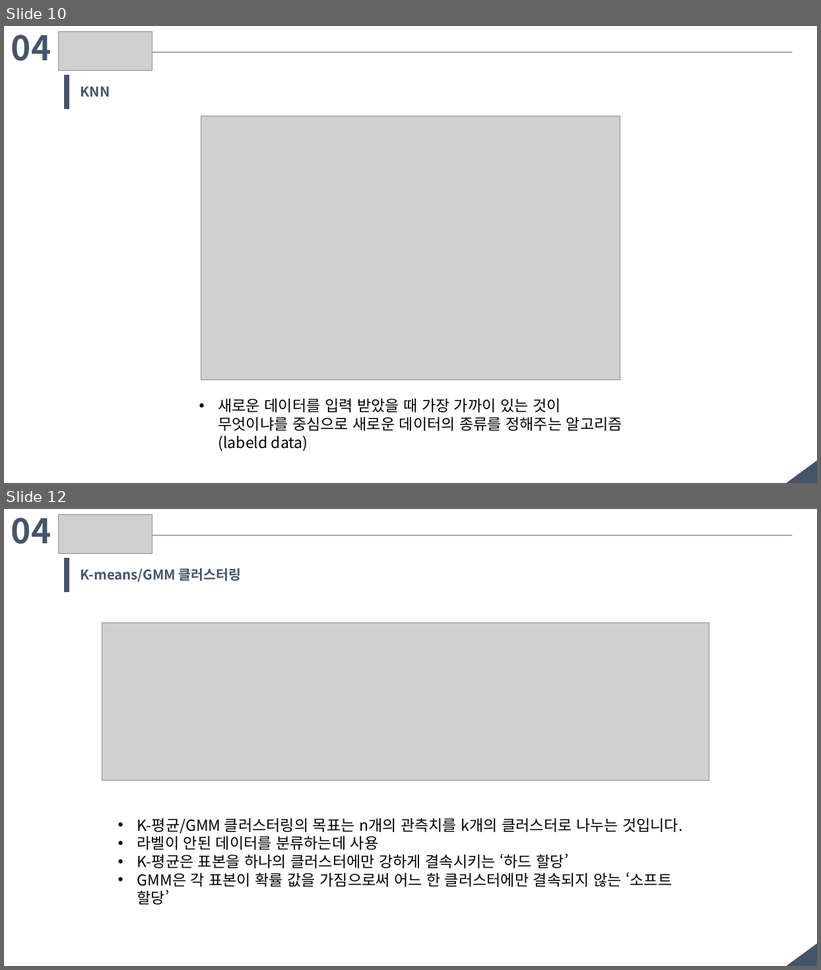
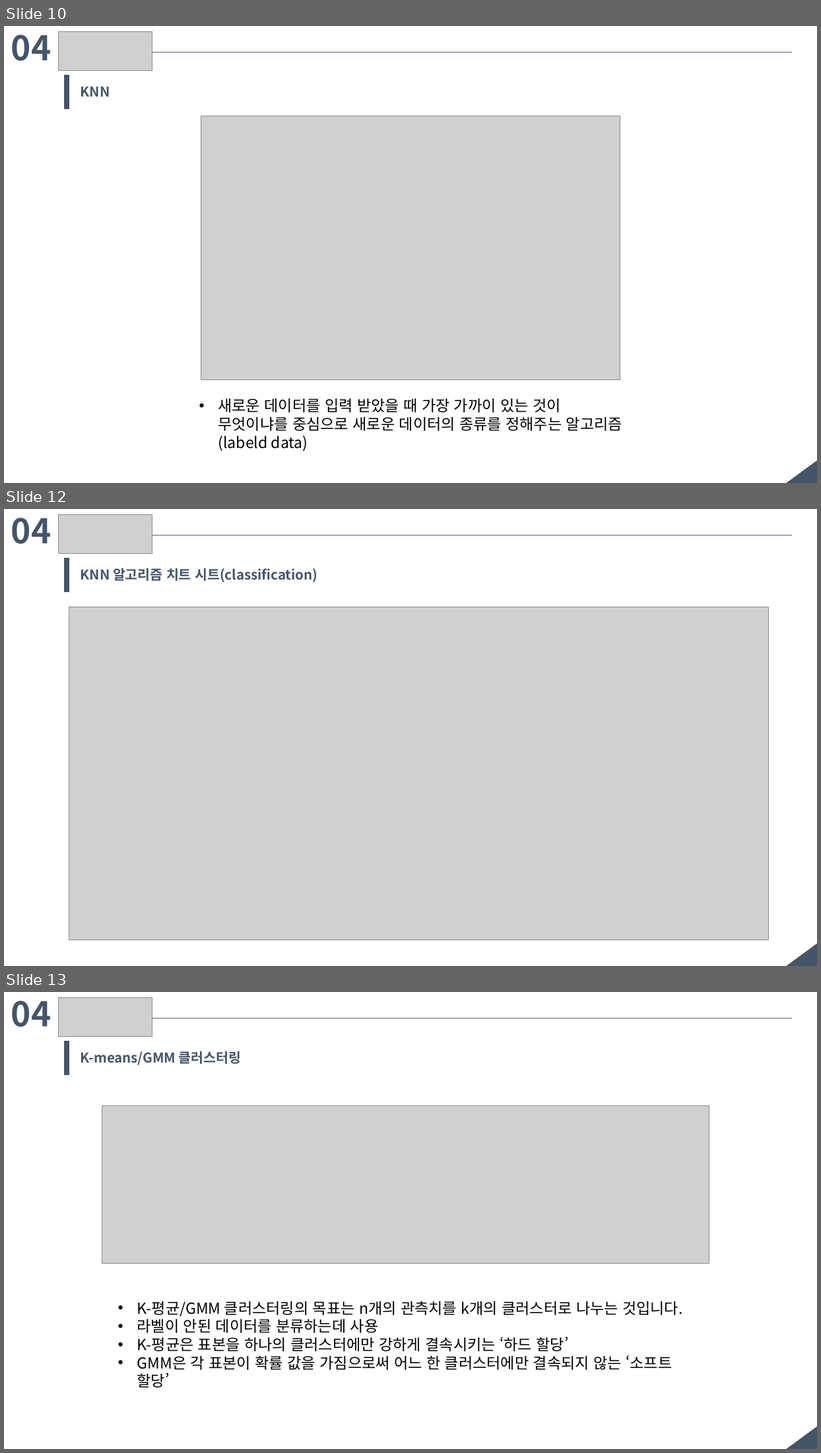
Before and after one commit to Nanjangpan/Machine_Learnig_algorithm_cheat_sheat, a slide deck: Machine_Learnig_algorithm_cheat_sheat.ppt. Shown one above the other, each under a label of ours: slides 10 and 12 before the commit, slides 10, 12 and 13 after it; the slides between them are not shown. The pictures are 821x970 and 821x1453 pixels, drawn with LibreOffice and Linux fonts; fonts in the diff are those of the drawing; grey boxes stand for pictures. Boxes give left, top, right and bottom in pixels: in the first picture for what was removed or moved away, otherwise in the second. Text is boxed around its words. In the diff, an @@ line names an element or a change of style, - is before the commit and + after.

```diff
--- a/Machine_Learnig_algorithm_cheat_sheat.ppt
+++ b/Machine_Learnig_algorithm_cheat_sheat.ppt
@@ slide 12 added at [4,509,817,966], background #FFFFFF; not listed: 2 template elements that a slide beside it also shows @@
@@ text added at [11,518,52,544], 40 pt, text #445569, bold @@
+04
@@ picture added at [58,514,151,553] @@
@@ line added from (151, 535) to (792, 535), #445569 0.74 pt @@
@@ rectangle added at [64,559,69,592], fill #445569, outline #445569 0.99 pt @@
@@ text added at [81,568,318,582], 16 pt, text #445569, bold @@
+KNN 알고리즘 치트 시트(classification)
@@ picture added at [69,607,768,940] @@
@@ what was slide 12 is now slide 13 @@
```
Also in this commit, not shown: 3 slides changed, 1 other slide added, 5 other files.
